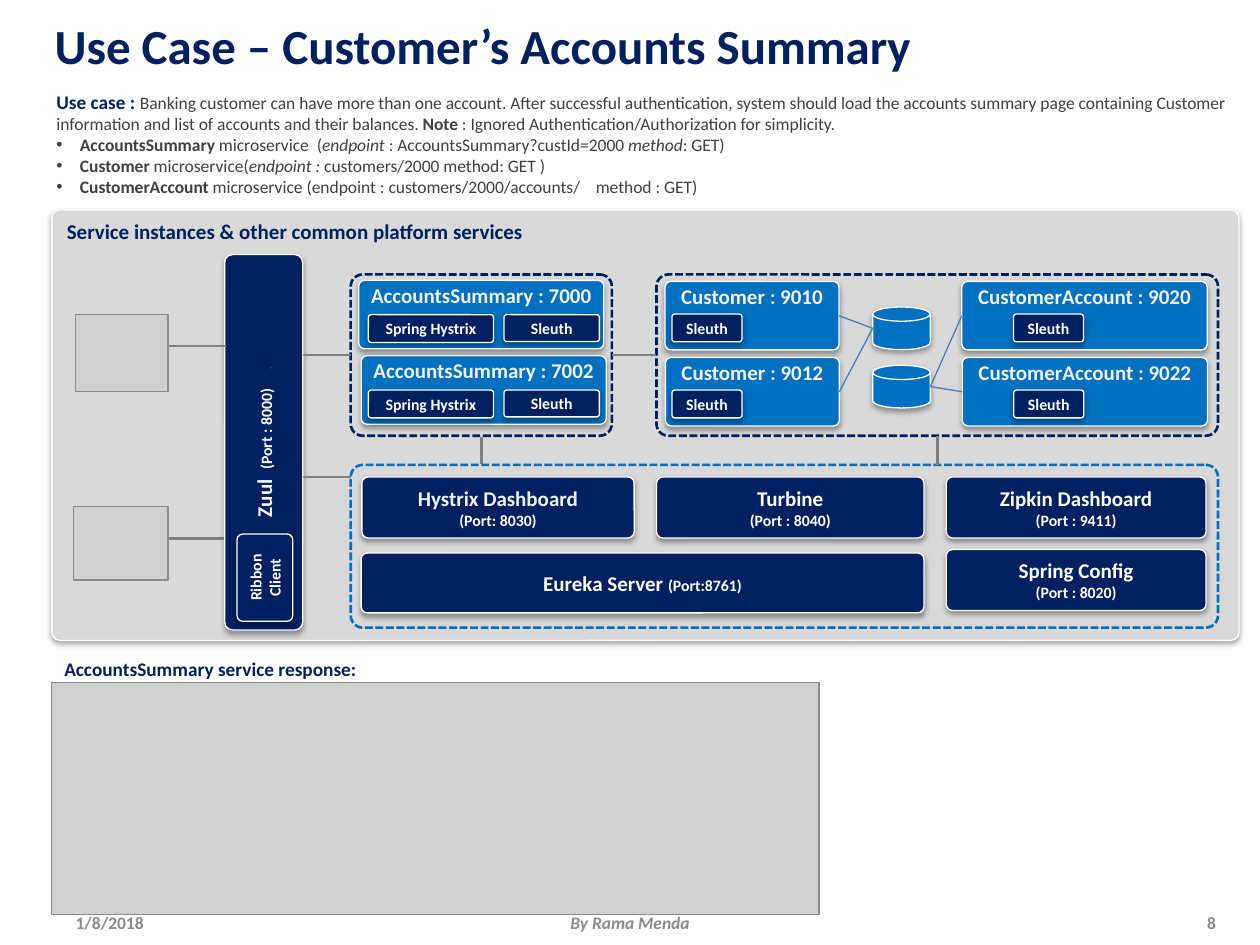
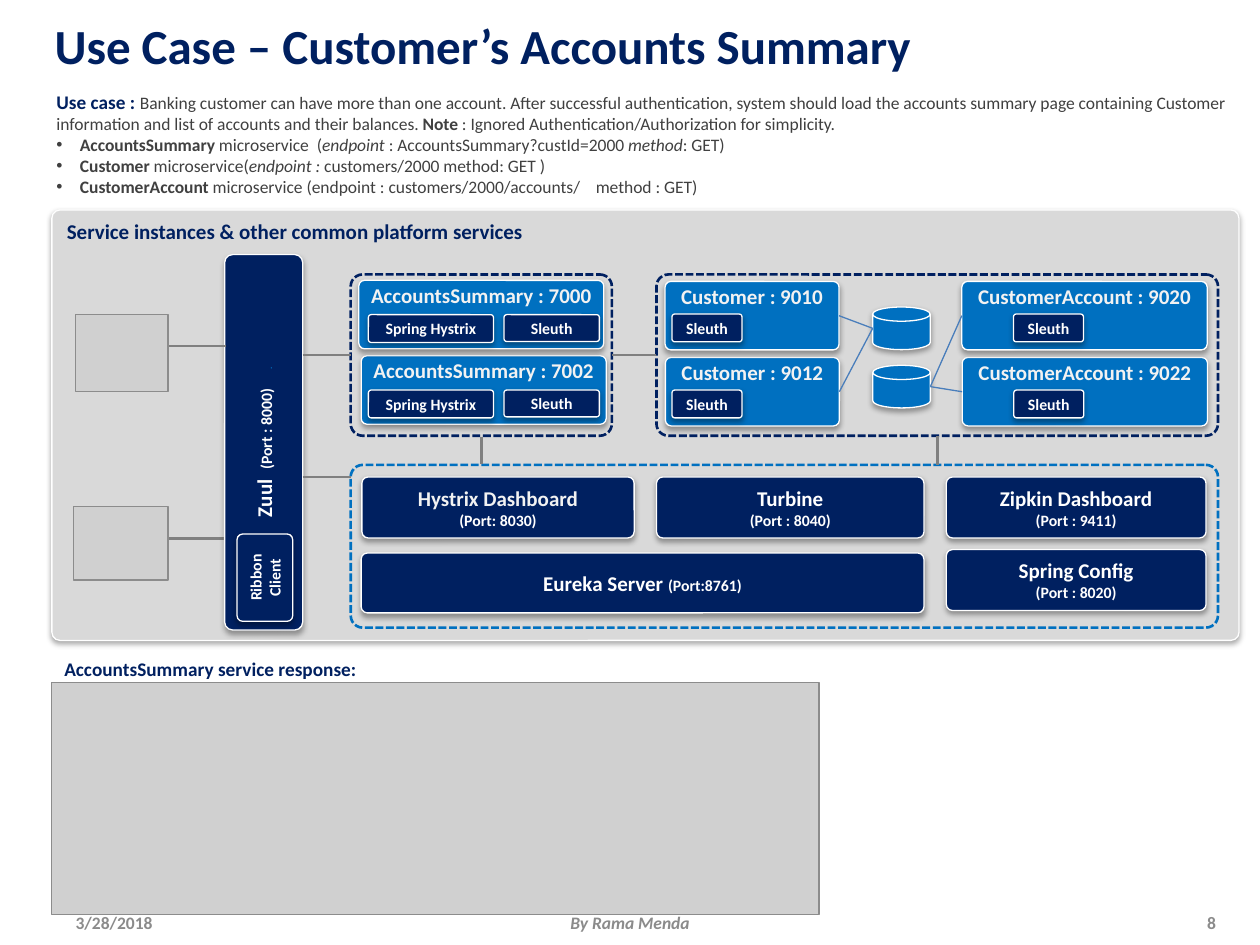
Before and after one commit to ramamenda/microservices, a slide deck: slide 8 of SpringCloudNetflix/MicroservicesPart1_vDraft.pptx. Drawn at 1260x945 pixels with LibreOffice and Linux fonts; fonts in the diff are those of the drawing; grey boxes stand for pictures. Boxes give left, top, right and bottom in pixels: in the first picture for what was removed or moved away, otherwise in the second. Text is boxed around its words. In the diff, an @@ line names an element or a change of style, - is before the commit and + after.

```diff
--- a/SpringCloudNetflix/MicroservicesPart1_vDraft.pptx
+++ b/SpringCloudNetflix/MicroservicesPart1_vDraft.pptx
@@ text at <box>76,917,153,930</box>: text changed @@
-1/8/2018
+3/28/2018
```
Also in this commit, not shown: 10 other slides changed.
